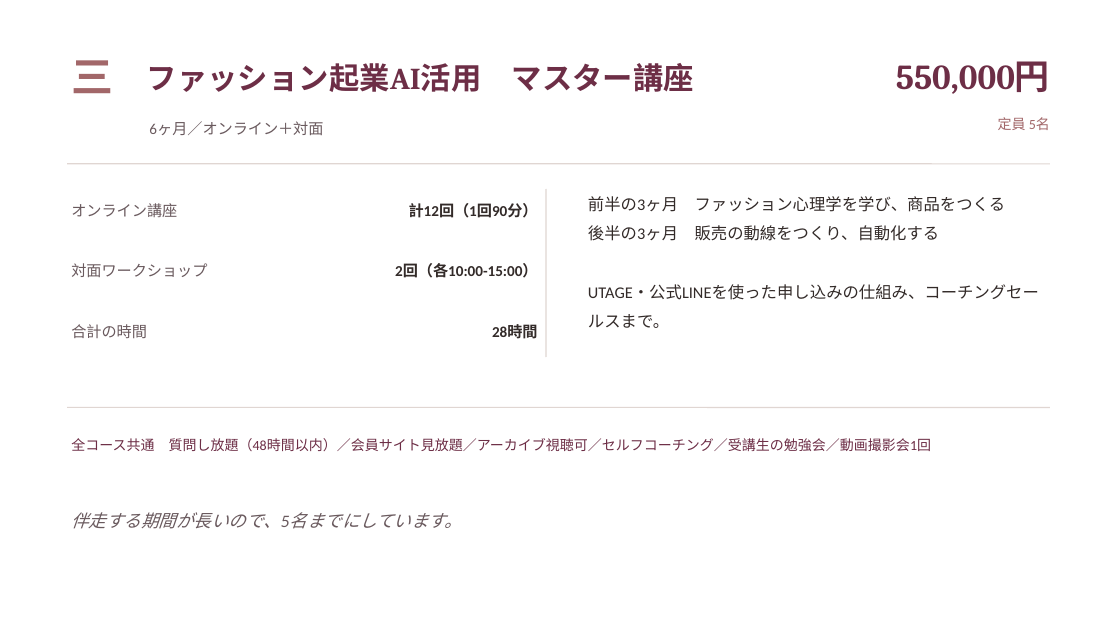
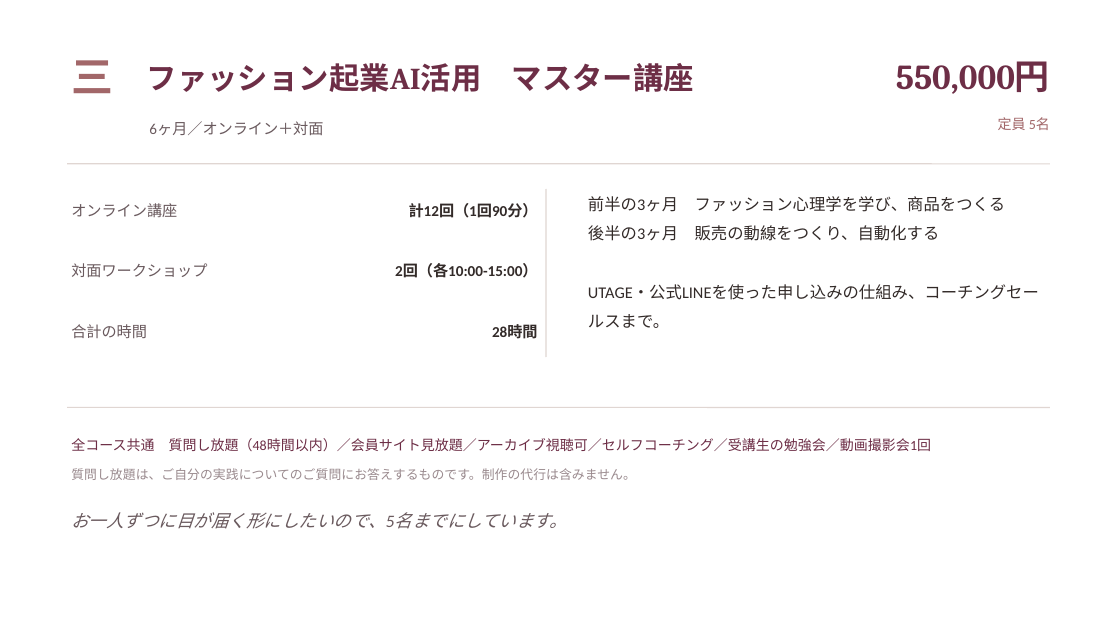
Before and after one commit to fashio17/potential-lamp, a slide deck: slide 16 of 運用/説明会/説明会_3コース_2026年10月期_v2.pptx (slide 15 before the commit). Drawn at 1120x630 pixels with LibreOffice and Linux fonts; fonts in the diff are those of the drawing. Boxes give left, top, right and bottom in pixels: in the first picture for what was removed or moved away, otherwise in the second. Text is boxed around its words. In the diff, an @@ line names an element or a change of style, - is before the commit and + after.

```diff
--- a/運用/説明会/説明会_3コース_2026年10月期_v2.pptx
+++ b/運用/説明会/説明会_3コース_2026年10月期_v2.pptx
@@ text at bbox=[71, 468, 636, 480]: text changed; size 15 to 11 pt; text colour #6A5A5E to #9A8A8E; italic off @@
-伴走する期間が長いので、5名までにしています。
+質問し放題は、ご自分の実践についてのご質問にお答えするものです。制作の代行は含みません。
@@ text added at bbox=[71, 512, 568, 529], 15 pt, text #6A5A5E, italic @@
+お一人ずつに目が届く形にしたいので、5名までにしています。
```
Also in this commit, not shown: 11 other slides changed, 1 slide added, 13 other files.
